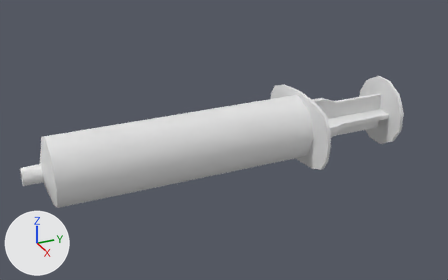
The FBX model care-up/Assets/_Models/Syringe50ml.fbx as it was, and as the next commit left it.
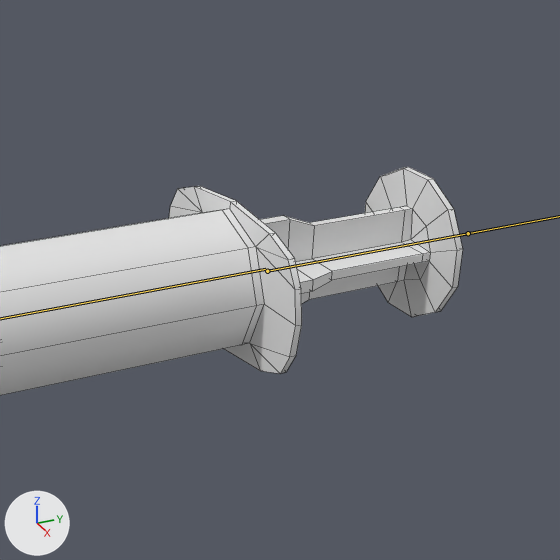
There are two pictures of each version: one whole from a 50 mm camera at (0.294, -0.114, 0.146) aimed at (-0.003, 0.02, -0.002), one close up on the part from 43% to 100% of the width and 0% to 91% of the height. Lighting does not change. The marker at lower left points along +X, +Y and +Z. The bones that bend it are drawn over the model as lines in the close-ups. The close-ups show mesh edges as thin lines.

Names of what the first close-up shows: 'syringe_50mm_barrel', 'syringe_50mm_plunger'.
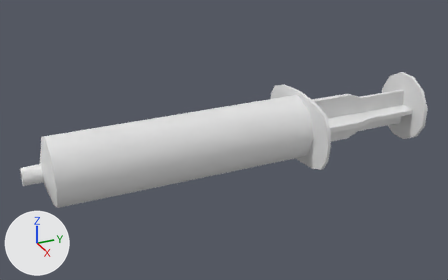
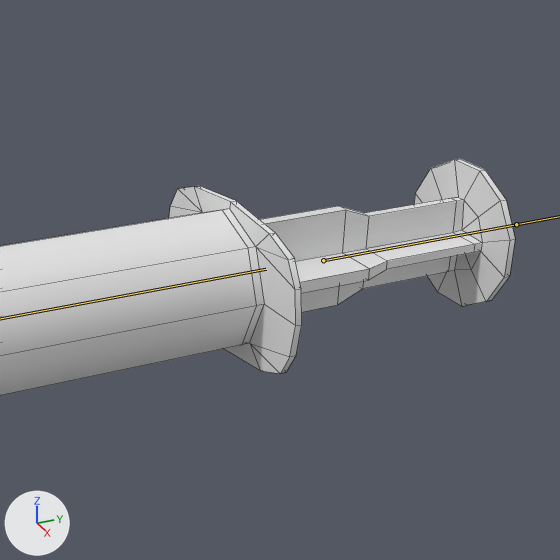
The newer file adds an action. The first version stands in its rest pose; the second is drawn at frame 1096 of the action '50mlArmature|_50MLSyringe_SQ28-29_L_Lib.002'.

The edits, one by one:
Bone 'PlungerBone' (bone_plungerbone) moves from (0.0, 0.0, 0.0) to (0.0, 0.0182, 0.0).

Boxes [x1, y1, x2, y2] around the edits, measured in the close-ups (560 x 560 px):
'syringe_50mm_plunger', posed: before [259, 167, 463, 317]; after [259, 159, 515, 312]
bone 'PlungerBone', root to tip: before (267, 271) to (468, 233); after (323, 260) to (516, 224)
